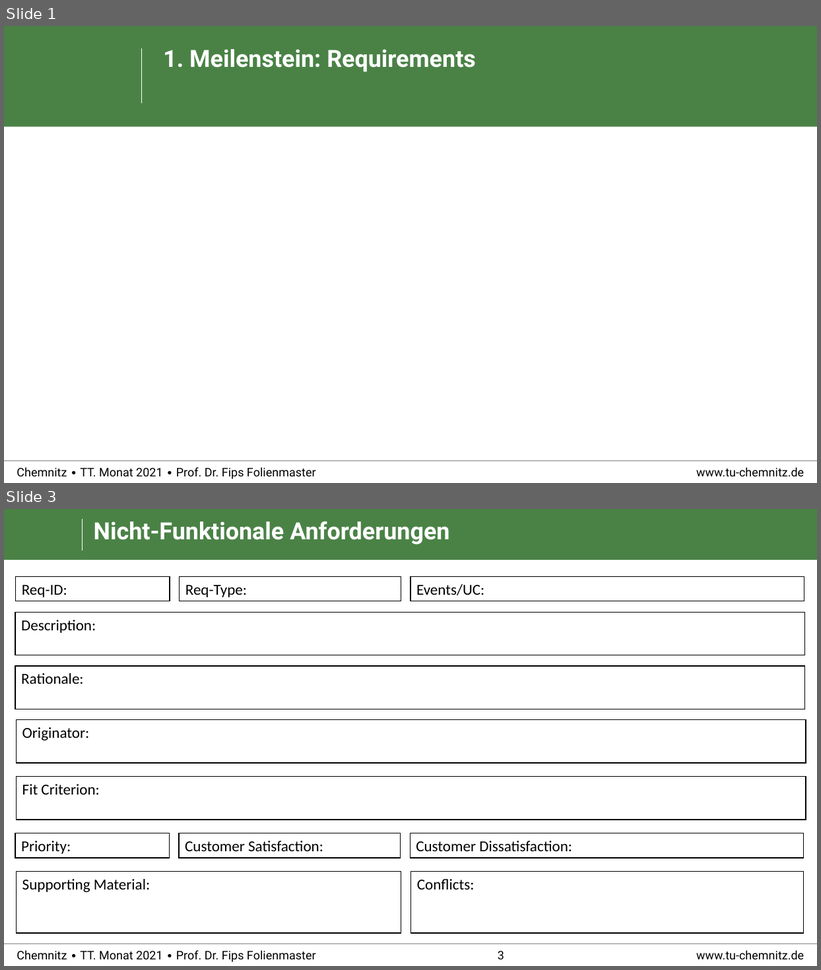
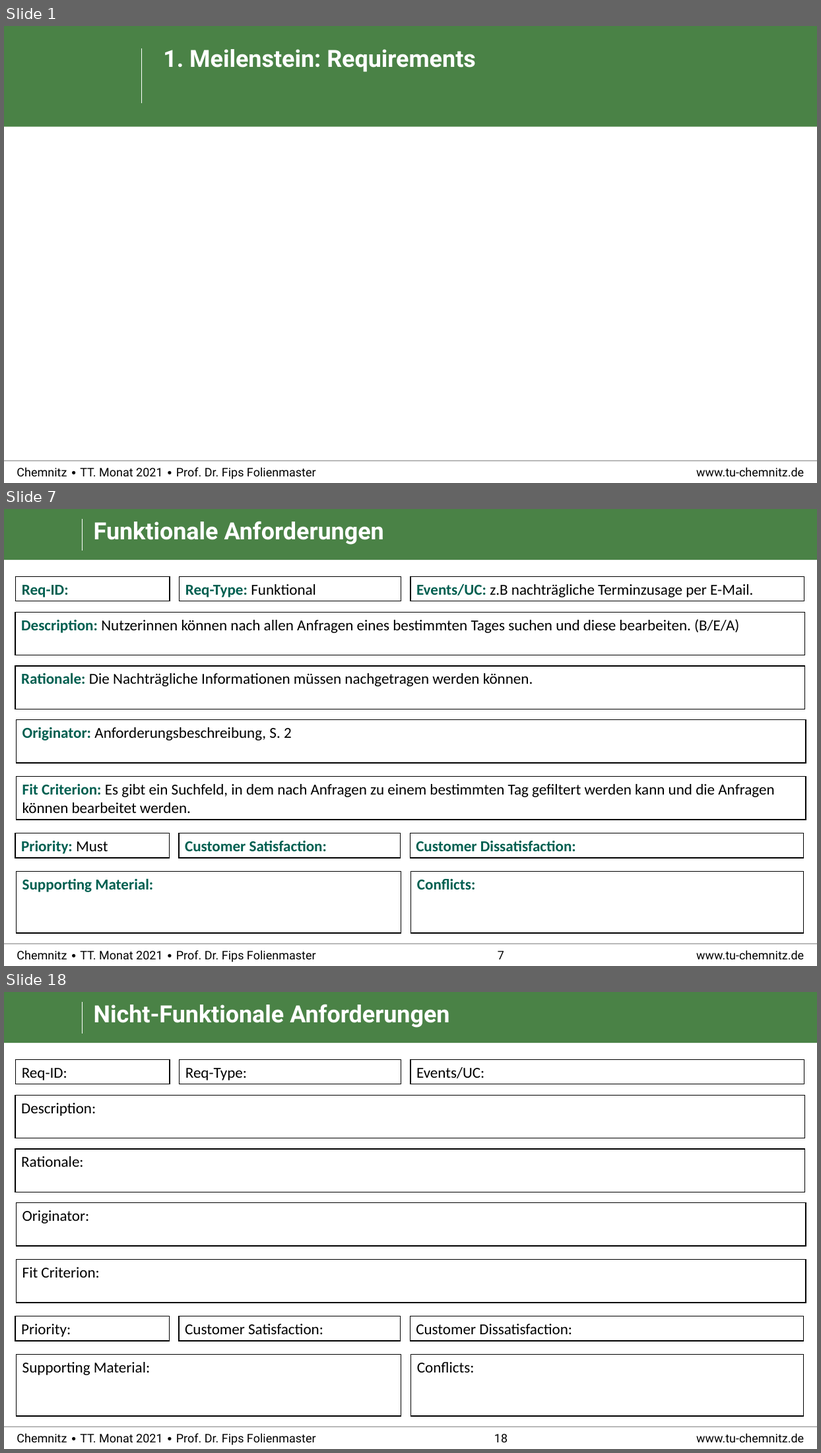
Before and after one commit to RealBiggerBo/Softwaretechnik, a slide deck: SnowCards_Requirements.pptx. Shown one above the other, each under a label of ours: slides 1 and 3 before the commit, slides 1, 7 and 18 after it; the slides between them are not shown. The pictures are 821x970 and 821x1453 pixels, drawn with LibreOffice and Linux fonts; fonts in the diff are those of the drawing; background and template pictures are left out. Boxes give left, top, right and bottom in pixels: in the first picture for what was removed or moved away, otherwise in the second. Text is boxed around its words. In the diff, an @@ line names an element or a change of style, - is before the commit and + after.

```diff
--- a/SnowCards_Requirements.pptx
+++ b/SnowCards_Requirements.pptx
@@ slide 7 added at (4, 509, 817, 966), background #FFFFFF; not listed: 6 template elements that a slide beside it also shows @@
@@ title added at (94, 521, 384, 545), 28 pt, text #FFFFFF, bold @@
+Funktionale Anforderungen
@@ rectangle added at (16, 577, 170, 601), fill #FFFFFF, outline #000000 1 pt, 18 pt, text #005F50, bold @@
+Req-ID:
@@ rectangle added at (180, 577, 401, 601), fill #FFFFFF, outline #000000 1 pt, 18 pt, text #000000 @@
+Req-Type: Funktional
@@ rectangle added at (411, 577, 805, 601), fill #FFFFFF, outline #000000 1 pt, 18 pt, text #000000 @@
+Events/UC: z.B nachträgliche Terminzusage per E-Mail.
@@ group added at (15, 612, 806, 820): 4 rectangles @@
+Description: Nutzerinnen können nach allen Anfragen eines bestimmten Tages suchen und diese bearbeiten. (B/E/A)
+Rationale: Die Nachträgliche Informationen müssen nachgetragen werden können.
+Originator: Anforderungsbeschreibung, S. 2
+Fit Criterion: Es gibt ein Suchfeld, in dem nach Anfragen zu einem bestimmten Tag gefiltert werden kann und die Anfragen können bearbeitet werden.
@@ rectangle added at (15, 834, 169, 858), fill #FFFFFF, outline #000000 1 pt, 18 pt, text #005F50, bold @@
+Priority: Must
@@ rectangle added at (179, 834, 401, 858), fill #FFFFFF, outline #000000 1 pt, 18 pt, text #005F50, bold @@
+Customer Satisfaction:
@@ rectangle added at (411, 834, 805, 858), fill #FFFFFF, outline #000000 1 pt, 18 pt, text #005F50, bold @@
+Customer Dissatisfaction:
@@ rectangle added at (16, 872, 401, 933), fill #FFFFFF, outline #000000 1 pt, 18 pt, text #005F50, bold @@
+Supporting Material:
@@ rectangle added at (411, 872, 805, 933), fill #FFFFFF, outline #000000 1 pt, 18 pt, text #005F50, bold @@
+Conflicts:
@@ what was slide 3 is now slide 18 @@
@@ page number at (494, 1434, 508, 1443): text changed @@
-3
+18
```
Also in this commit, not shown: 1 slide changed, 14 other slides added.
